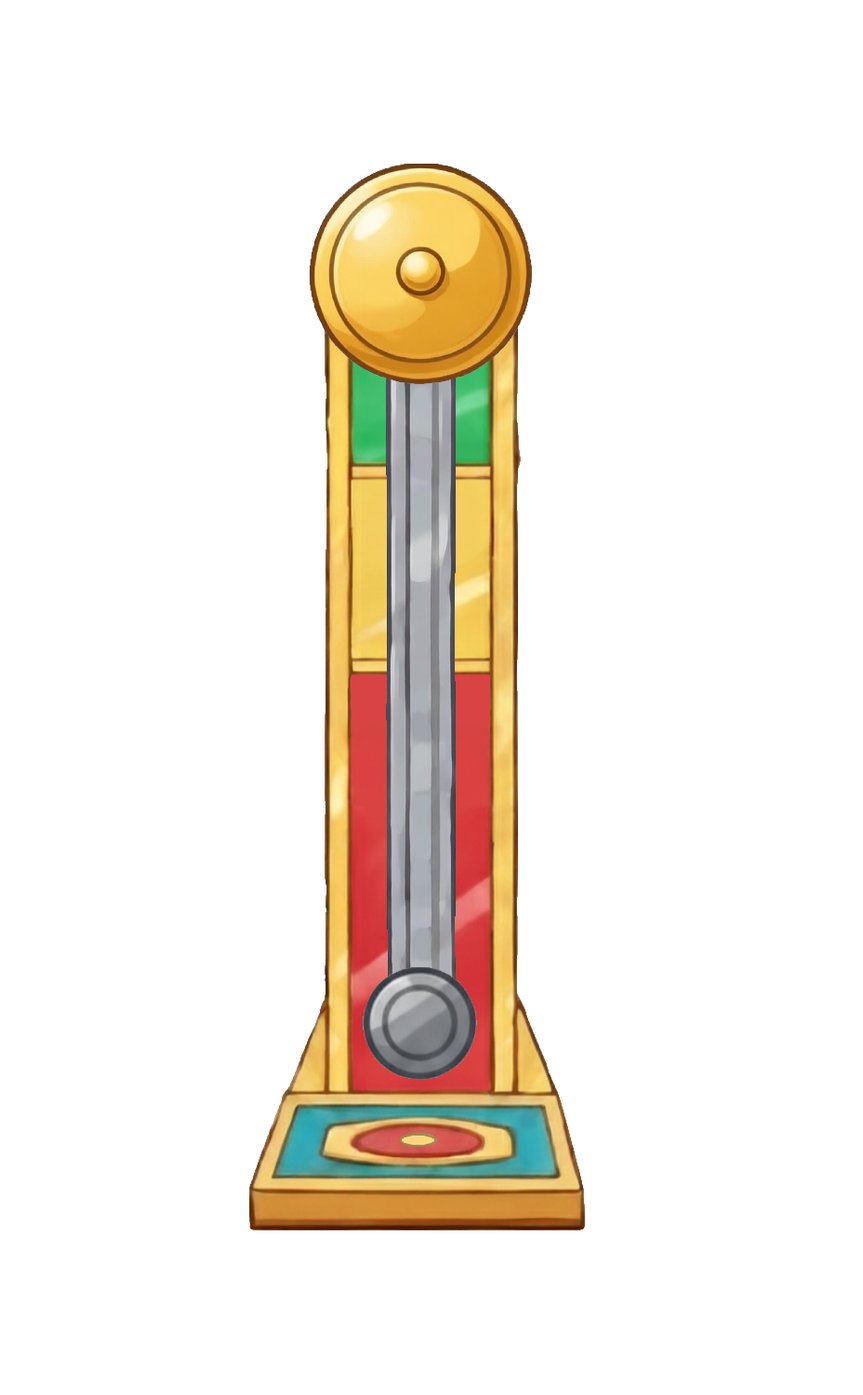
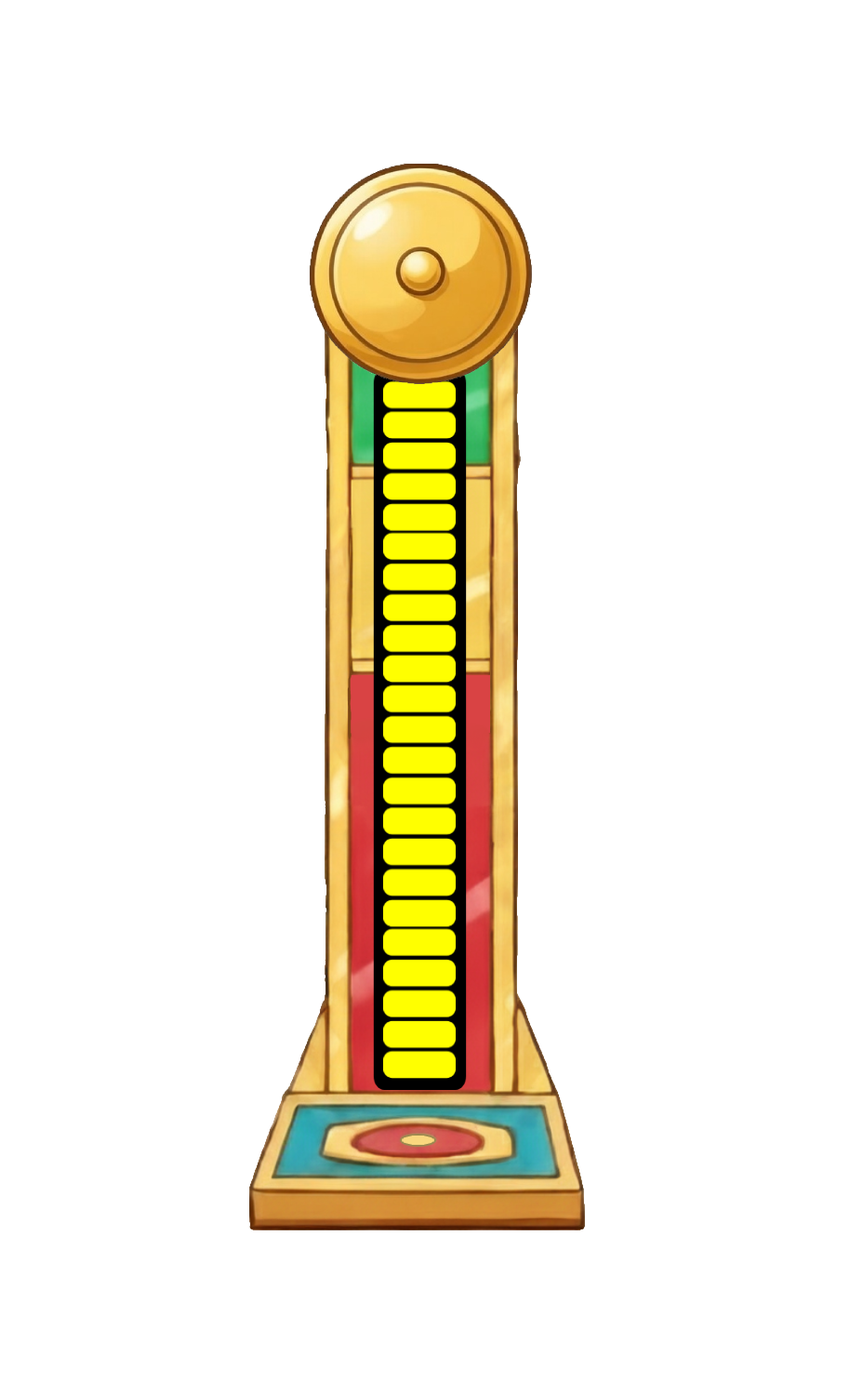
Layers edited between the first and the second 863 × 1395 image:
removed layer "Layer 1" over 362, 966, 478, 1081
removed layer "Background" (2nd of 2) over 383, 376, 459, 1067
added layer "Shape 2 copy 8" above "Shape 3" over 383, 380, 456, 1079
added layer "Shape 3" above "Shape 1" over 372, 373, 467, 1090
painted on "Shape 1", unmasked it over 362, 373, 478, 1090
removed layer "Gemini_Generated_Image_v7n282v7n282v7n2" over 362, 373, 478, 1090
